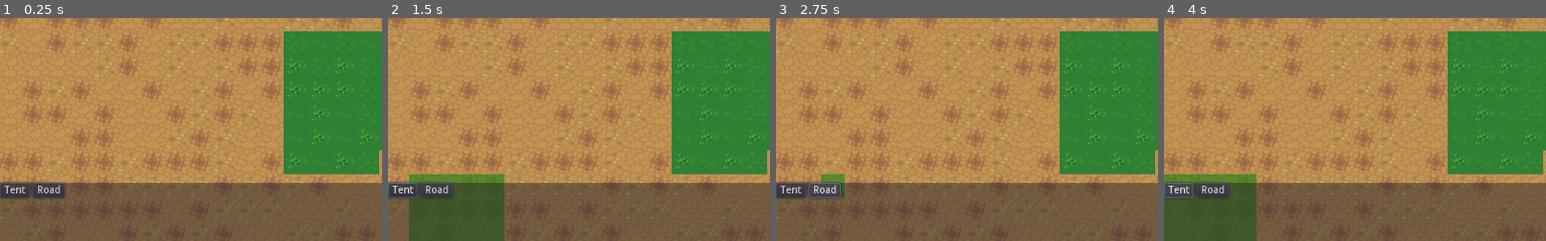
Above: before the commit, frames 1-4 (left to right).
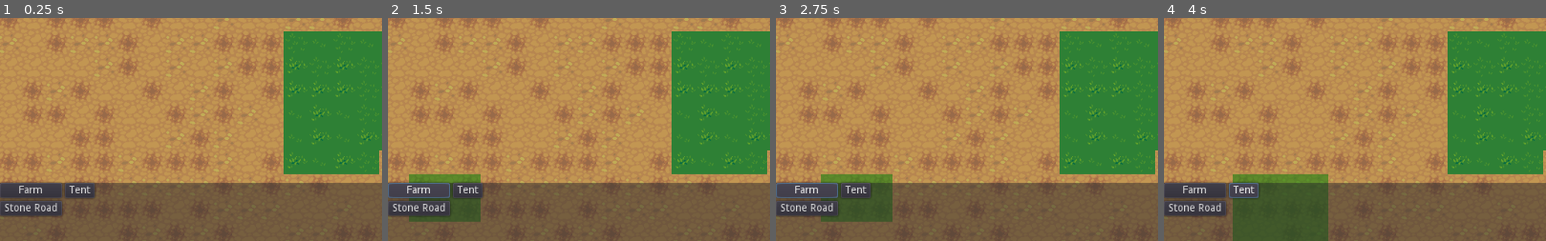
Above: after the commit, the same moments.

Repository: game-prototypes/open-city-prototype
Game: Godot game, scene res://Main.tscn
Two runs of this game, one before a commit and one after it. Both use one fixed random seed, a clock stepped at 60 frames per second and the inputs below.
Inputs (mouse positions are % of the whole screen's width and height, from its top left):
- Up to frame 1 (0.25 s): no input
- Up to frame 2 (1.5 s): click "Tent" at 0.5 s; click (4, 89) at 1.25 s, where only the run after the commit has a clickable "Farm"
- Up to frame 3 (2.75 s): click (6, 89) at 2 s, where only the run before the commit has a clickable "Road"
- Up to frame 4 (4 s): click (4, 93) at 2.75 s, where only the run after the commit has a clickable "Stone Road"; click "Tent" at 3.5 s
The pictures show only the part of the screen within x 0-50%, y 50-100%; the shares and areas given below are measured in that part.

The runs differ from the first frame. In frame 1, 2.1% of the frame differs, in the area x 0-25%, y 73-89%; in frame 2, 5.5%; in frame 3, 4.7%; in frame 4, 11%, in the area x 0-43%, y 70-100%.

Commit message:
Building resources instead of plain scenes

Diff:
--- /dev/null
+++ b/Buildings/BuildingResource.gd
@@ -0,0 +1,10 @@
+extends Resource
+
+class_name BuildingResource
+
+enum Type {BUILDING, ROAD}
+
+export var name: String = ""
+export var area: Vector2 = Vector2.ONE
+export var scene: PackedScene = null
+const type=Type.BUILDING
--- a/Buildings/Farm.tscn
+++ /dev/null
@@ -1,10 +0,0 @@
-[gd_scene load_steps=2 format=2]
-
-[ext_resource path="res://Resources/Atlas/terrain_atlas.png" type="Texture" id=1]
-
-[node name="Farm" type="Node2D"]
-
-[node name="Sprite" type="Sprite" parent="."]
-texture = ExtResource( 1 )
-region_enabled = true
-region_rect = Rect2( 0, 896, 96, 96 )
--- /dev/null
+++ b/Buildings/Farm/Farm.tres
@@ -0,0 +1,10 @@
+[gd_resource type="Resource" load_steps=3 format=2]
+
+[ext_resource path="res://Buildings/BuildingResource.gd" type="Script" id=1]
+[ext_resource path="res://Buildings/Farm/Farm.tscn" type="PackedScene" id=2]
+
+[resource]
+script = ExtResource( 1 )
+name = "Farm"
+area = Vector2( 3, 2 )
+scene = ExtResource( 2 )
--- a/Buildings/Road.tscn
+++ b/Buildings/Farm/Farm.tscn
@@ -2,9 +2,11 @@
 
 [ext_resource path="res://Resources/Atlas/terrain_atlas.png" type="Texture" id=1]
 
-[node name="Road" type="Node2D"]
+[node name="Farm" type="Node2D"]
 
 [node name="Sprite" type="Sprite" parent="."]
 texture = ExtResource( 1 )
+centered = false
+offset = Vector2( 0, -32 )
 region_enabled = true
-region_rect = Rect2( 704, 704, 32, 32 )
+region_rect = Rect2( 0, 896, 96, 96 )
--- a/Buildings/Gate.tscn
+++ /dev/null
@@ -1,10 +0,0 @@
-[gd_scene load_steps=2 format=2]
-
-[ext_resource path="res://Resources/Atlas/build_atlas.png" type="Texture" id=1]
-
-[node name="Gate" type="Node2D"]
-
-[node name="Sprite" type="Sprite" parent="."]
-texture = ExtResource( 1 )
-region_enabled = true
-region_rect = Rect2( 832, 0, 160, 128 )
--- /dev/null
+++ b/Buildings/RoadResource.gd
@@ -0,0 +1,10 @@
+extends Resource
+
+class_name RoadResource
+
+
+export var name: String = ""
+export var road_id: int=-1
+
+const area: Vector2 = Vector2.ONE
+const type=BuildingResource.Type.ROAD
--- /dev/null
+++ b/Buildings/Roads/StoneRoad.tres
@@ -0,0 +1,8 @@
+[gd_resource type="Resource" load_steps=2 format=2]
+
+[ext_resource path="res://Buildings/RoadResource.gd" type="Script" id=1]
+
+[resource]
+script = ExtResource( 1 )
+name = "Stone Road"
+road_id = 0
--- /dev/null
+++ b/Buildings/Tent/Tent.tres
@@ -0,0 +1,10 @@
+[gd_resource type="Resource" load_steps=3 format=2]
+
+[ext_resource path="res://Buildings/BuildingResource.gd" type="Script" id=1]
+[ext_resource path="res://Buildings/Tent/Tent.tscn" type="PackedScene" id=2]
+
+[resource]
+script = ExtResource( 1 )
+name = "Tent"
+area = Vector2( 4, 3 )
+scene = ExtResource( 2 )
--- /dev/null
+++ b/Components/GUI/BuildingButton.tscn
@@ -0,0 +1,8 @@
+[gd_scene format=2]
+
+[node name="Button" type="Button"]
+margin_right = 40.0
+margin_bottom = 20.0
+__meta__ = {
+"_edit_use_anchors_": false
+}
--- a/Components/GUI/GUI.gd
+++ b/Components/GUI/GUI.gd
@@ -1,7 +1,27 @@
 extends CanvasLayer
 
-signal press_button(string)
+signal building_selected(BuildingResource)
 
-func _on_button_pressed(button: String):
-	emit_signal("press_button", button)
-	print("press ", button)
+export var building_button: PackedScene
+
+onready var building_buttons=$Container/BuildingButtons
+
+func _ready():
+	assert(building_button, "Building button not set in GUI")
+
+func set_buildings(building_list):
+	for building in building_list:
+		add_build_button(building)
+
+func _on_button_pressed(building: Resource):
+	emit_signal("building_selected", building)
+
+func add_build_button(building: Resource):
+	add_button(building.name, building)
+
+func add_button(label: String, param):
+	var button_instance=building_button.instance() as Button
+
+	button_instance.text=label
+	building_buttons.add_child(button_instance)
+	button_instance.connect("pressed", self, "_on_button_pressed", [param])
--- a/Components/GUI/GUI.tscn
+++ b/Components/GUI/GUI.tscn
@@ -1,9 +1,11 @@
-[gd_scene load_steps=2 format=2]
+[gd_scene load_steps=3 format=2]
 
 [ext_resource path="res://Components/GUI/GUI.gd" type="Script" id=1]
+[ext_resource path="res://Components/GUI/BuildingButton.tscn" type="PackedScene" id=2]
 
 [node name="GUI" type="CanvasLayer"]
 script = ExtResource( 1 )
+building_button = ExtResource( 2 )
 
 [node name="Container" type="MarginContainer" parent="."]
 anchor_top = 1.0
@@ -20,20 +22,7 @@
 margin_right = 1024.0
 margin_bottom = 78.0
 
-[node name="GridContainer" type="GridContainer" parent="Container"]
+[node name="BuildingButtons" type="GridContainer" parent="Container"]
 margin_right = 1024.0
 margin_bottom = 78.0
 columns = 2
-
-[node name="TentButton" type="Button" parent="Container/GridContainer"]
-margin_right = 40.0
-margin_bottom = 20.0
-text = "Tent"
-
-[node name="RoadButton" type="Button" parent="Container/GridContainer"]
-margin_left = 44.0
-margin_right = 87.0
-margin_bottom = 20.0
-text = "Road"
-[connection signal="pressed" from="Container/GridContainer/TentButton" to="." method="_on_button_pressed" binds= [ "build_tent" ]]
-[connection signal="pressed" from="Container/GridContainer/RoadButton" to="." method="_on_button_pressed" binds= [ "build_road" ]]
--- a/Components/Map/Map.gd
+++ b/Components/Map/Map.gd
@@ -1,4 +1,6 @@
 extends Node2D
+
+class_name Map
 
 onready var terrain = $Terrain
 onready var roads = $Roads
@@ -33,10 +35,8 @@
 				return false
 	return true
 
-
-func build(tile, build, area: Vector2):
-	print("Build in ", tile)
-	var build_instance=build.instance()
+func build(tile: Vector2, scene: PackedScene, area: Vector2):
+	var build_instance=scene.instance()
 
 	var centered_tile_position=tile2pos(tile)
 	# get left top corner
@@ -63,7 +63,7 @@
 func get_tile_size()->int:
 	return tile_size
 
- # Only receives uncapture inputs
+ # Only receives uncaptured inputs
 func _unhandled_input(event):
 	if event is InputEventMouseButton:
 		if event.button_index == BUTTON_LEFT and event.pressed:
--- a/Components/Player/Player.gd
+++ b/Components/Player/Player.gd
@@ -1,22 +1,16 @@
 extends Node2D
 
-
-onready var map=$"../Map"
+onready var map: Map=$"../Map"
 onready var overlay=$Overlay
 
-export(Resource) var road: Resource
-export(Resource) var tent: Resource
-
 var selected_build_item: Resource
-var selected_build_item_size
 
 var green_color=Color("#9516820f")
 var red_color=Color("#9582170f")
 
 # Called when the node enters the scene tree for the first time.
 func _ready():
-	assert(road)
-	assert(tent)
+	pass
 
 func _process(_delta):
 	if selected_build_item:
@@ -25,36 +19,30 @@
 		var overlay_pos=mouse_tile*tile_size
 
 		overlay.visible=true
-		if map.can_build_area(mouse_tile, selected_build_item_size):
+		if map.can_build_area(mouse_tile, selected_build_item.area):
 			overlay.modulate=green_color
 		else:
 			overlay.modulate=red_color
 
-		overlay.scale=Vector2.ONE*selected_build_item_size
+		overlay.scale=Vector2.ONE*selected_build_item.area
 		overlay.position=overlay_pos
 
-
-func _on_tile_selected(tile):
-	if selected_build_item==road:
+func _on_tile_selected(tile: Vector2) -> void:
+	if selected_build_item == null:
+		pass
+	elif selected_build_item.type==BuildingResource.Type.ROAD:
 		if map.can_build(tile):
-			map.build_road(tile, 0)
-	elif selected_build_item==tent:
-		if map.can_build_area(tile, selected_build_item_size):
-			map.build(tile, tent, selected_build_item_size)
+			map.build_road(tile, selected_build_item.road_id)
+	elif selected_build_item.type==BuildingResource.Type.BUILDING:
+		if map.can_build_area(tile, selected_build_item.area):
+			map.build(tile, selected_build_item.scene, selected_build_item.area)
 			deselect_build()
-
-
-
 
 func deselect_build():
 	selected_build_item=null
-	selected_build_item_size=null
 	overlay.visible=false
 
-func _on_GUI_press(button: String):
-	if button=="build_road":
-		selected_build_item=road
-		selected_build_item_size=Vector2.ONE
-	elif button == "build_tent":
-		selected_build_item=tent
-		selected_build_item_size=Vector2(4,3)
+func _on_building_selected(building: Resource):
+	print(building)
+
+	selected_build_item=building
--- /dev/null
+++ b/Main.gd
@@ -0,0 +1,10 @@
+extends Node2D
+
+
+export(Array, Resource) var buildings
+export(Array, Resource) var roads
+
+onready var GUI=$GUI
+
+func _ready():
+	GUI.set_buildings(buildings)
--- a/Main.tscn
+++ b/Main.tscn
@@ -1,22 +1,25 @@
-[gd_scene load_steps=8 format=2]
+[gd_scene load_steps=10 format=2]
 
 [ext_resource path="res://Components/Camera/MainCamera.tscn" type="PackedScene" id=1]
 [ext_resource path="res://Components/Player/Player.gd" type="Script" id=2]
 [ext_resource path="res://Components/Map/Map.tscn" type="PackedScene" id=3]
 [ext_resource path="res://Components/GUI/GUI.tscn" type="PackedScene" id=4]
-[ext_resource path="res://Buildings/Road.tscn" type="PackedScene" id=5]
-[ext_resource path="res://Buildings/Tent.tscn" type="PackedScene" id=6]
+[ext_resource path="res://Buildings/Tent/Tent.tres" type="Resource" id=5]
+[ext_resource path="res://Buildings/Roads/StoneRoad.tres" type="Resource" id=6]
 [ext_resource path="res://Resources/TileMarkers/white.png" type="Texture" id=7]
+[ext_resource path="res://Buildings/Farm/Farm.tres" type="Resource" id=8]
+[ext_resource path="res://Main.gd" type="Script" id=9]
 
 [node name="Main" type="Node2D"]
+script = ExtResource( 9 )
+buildings = [ ExtResource( 8 ), ExtResource( 5 ), ExtResource( 6 ) ]
 
 [node name="Player" type="Node2D" parent="."]
 script = ExtResource( 2 )
-road = ExtResource( 5 )
-tent = ExtResource( 6 )
 
 [node name="Overlay" type="Sprite" parent="Player"]
 visible = false
+z_index = 10
 texture = ExtResource( 7 )
 centered = false
 region_enabled = true
@@ -29,4 +32,4 @@
 
 [node name="GUI" parent="." instance=ExtResource( 4 )]
 [connection signal="tile_selected" from="Map" to="Player" method="_on_tile_selected"]
-[connection signal="press_button" from="GUI" to="Player" method="_on_GUI_press"]
+[connection signal="building_selected" from="GUI" to="Player" method="_on_building_selected"]
--- a/project.godot
+++ b/project.godot
@@ -8,9 +8,26 @@
 
 config_version=4
 
-_global_script_classes=[  ]
+_global_script_classes=[ {
+"base": "Resource",
+"class": "BuildingResource",
+"language": "GDScript",
+"path": "res://Buildings/BuildingResource.gd"
+}, {
+"base": "Node2D",
+"class": "Map",
+"language": "GDScript",
+"path": "res://Components/Map/Map.gd"
+}, {
+"base": "Resource",
+"class": "RoadResource",
+"language": "GDScript",
+"path": "res://Buildings/RoadResource.gd"
+} ]
 _global_script_class_icons={
-
+"BuildingResource": "",
+"Map": "",
+"RoadResource": ""
 }
 
 [application]
Renamed: Buildings/Tent.tscn -> Buildings/Tent/Tent.tscn
